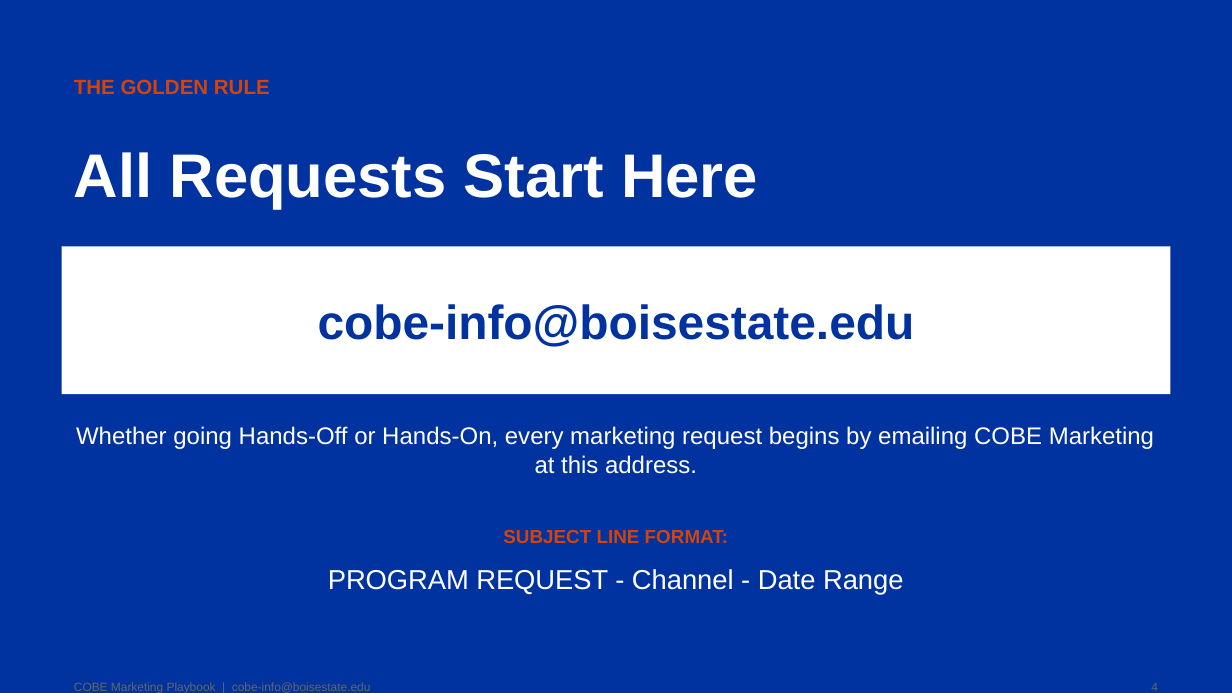
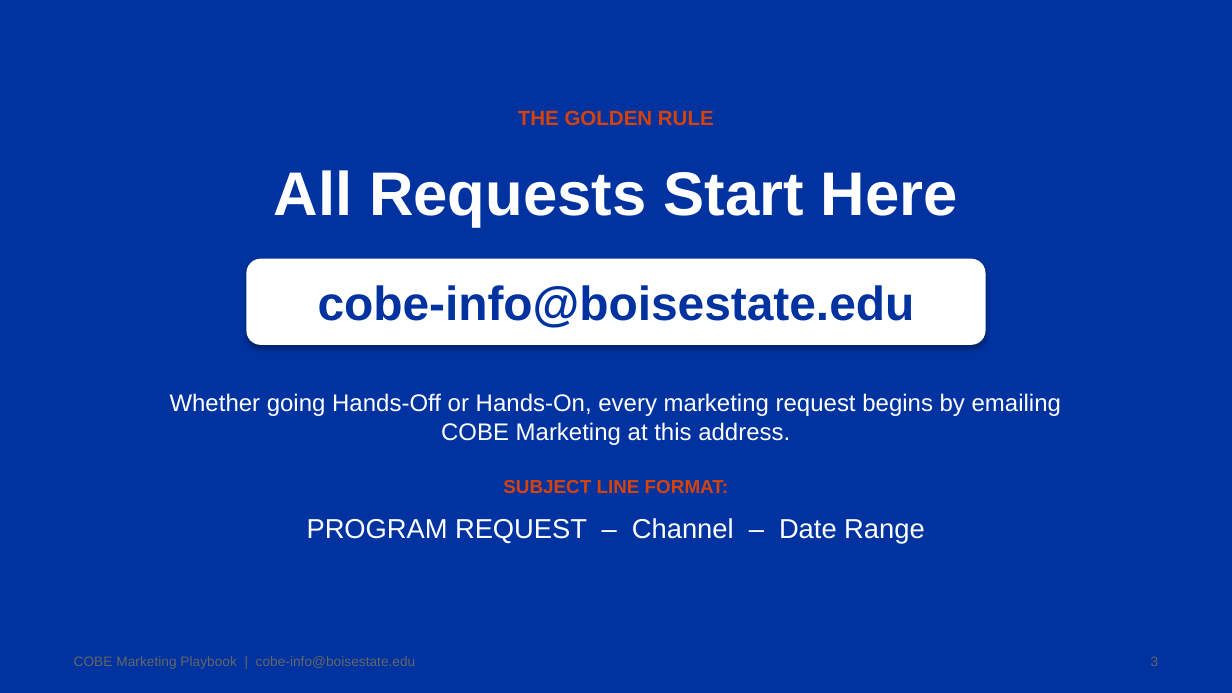
Before and after one commit to BenHowerton/RHM-Marketing-Handbook, a slide deck: slide 3 of COBE Marketing Playbook Updated After Comments.pptx (slide 4 before the commit). Drawn at 1232x693 pixels with LibreOffice and Linux fonts; fonts in the diff are those of the drawing. Boxes give left, top, right and bottom in pixels: in the first picture for what was removed or moved away, otherwise in the second. Text is boxed around its words. In the diff, an @@ line names an element or a change of style, - is before the commit and + after.

```diff
--- a/COBE Marketing Playbook Updated After Comments.pptx
+++ b/COBE Marketing Playbook Updated After Comments.pptx
@@ text "THE GOLDEN RULE" at bbox=[518, 110, 714, 125]: alignment left to centre; vertical alignment middle to top @@
@@ text "THE GOLDEN RULE": place and size @@
-text "THE GOLDEN RULE" at bbox=[74, 79, 270, 94]
+text "THE GOLDEN RULE" at bbox=[518, 110, 714, 125]
@@ text "All Requests Start Here": place and size @@
-text "All Requests Start Here" at bbox=[74, 152, 758, 208]
+text "All Requests Start Here" at bbox=[274, 170, 958, 227]
@@ text "All Requests Start Here" at bbox=[274, 170, 958, 227]: alignment left to centre; vertical alignment middle to top @@
@@ rectangle removed at bbox=[62, 246, 1170, 394] @@
@@ rounded rectangle "cobe-info@boisestate.edu": place and size @@
-rounded rectangle "cobe-info@boisestate.edu" at bbox=[318, 304, 915, 347]
+rounded rectangle "cobe-info@boisestate.edu" at bbox=[246, 259, 986, 345]
@@ rounded rectangle "cobe-info@boisestate.edu" at bbox=[246, 259, 986, 345]: fill none to #FFFFFF; shadow on @@
@@ text "Whether going Hands-Off or Hands-On, ...": place and size @@
-text "Whether going Hands-Off or Hands-On, ..." at bbox=[76, 426, 1154, 474]
+text "Whether going Hands-Off or Hands-On, ..." at bbox=[170, 393, 1061, 445]
@@ vertical alignment middle to top in 3 elements at bbox=[307, 518, 924, 544], bbox=[170, 393, 1061, 445], bbox=[503, 480, 728, 493] @@
@@ text "SUBJECT LINE FORMAT:": place and size @@
-text "SUBJECT LINE FORMAT:" at bbox=[503, 530, 728, 543]
+text "SUBJECT LINE FORMAT:" at bbox=[503, 480, 728, 493]
@@ text at bbox=[307, 518, 924, 544]: text changed @@
-PROGRAM REQUEST - Channel - Date Range
+PROGRAM REQUEST – Channel – Date Range
@@ text "COBE Marketing Playbook | cobe-info@boisestate.edu": place and size @@
-text "COBE Marketing Playbook | cobe-info@boisestate.edu" at bbox=[74, 682, 371, 693]
+text "COBE Marketing Playbook | cobe-info@boisestate.edu" at bbox=[74, 656, 416, 669]
@@ text "COBE Marketing Playbook | cobe-info@boisestate.edu" at bbox=[74, 656, 416, 669]: size 7 to 8 pt @@
@@ text added at bbox=[1151, 656, 1159, 666], 8 pt, text #666666 @@
+3
@@ text removed at bbox=[1151, 683, 1158, 691] @@
-4
```
Also in this commit, not shown: 24 other slides changed, 20 slides added, 12 slides removed.
